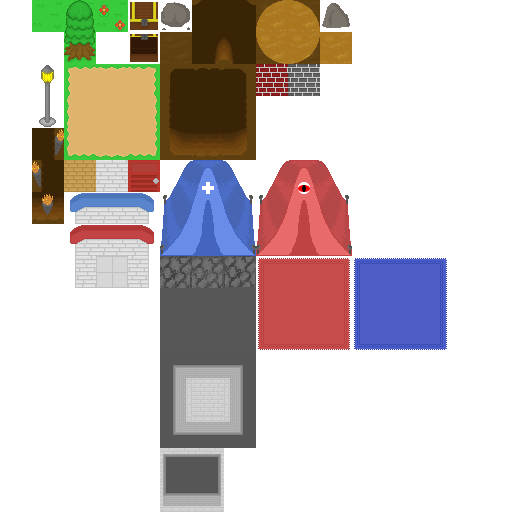
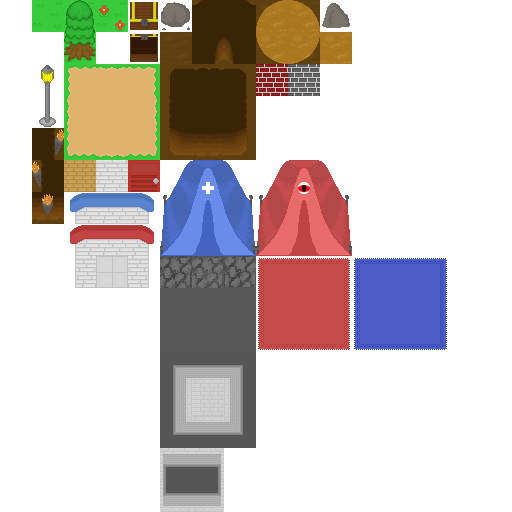
Layers edited between the first and the second 512 × 512 image:
renamed "InsideBottomCorners" to "InsideBottomCorner", painted on it over [163, 448, 221, 467]
